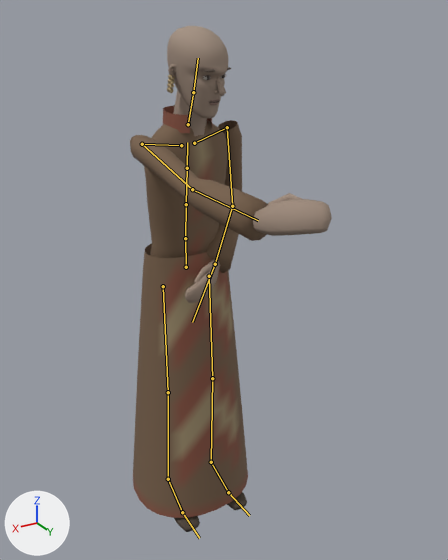
The glTF model assets/models/characters/sazed.glb, before and after one commit.
Before and after are seen from a 50 mm camera at (1.05, 2.05, 2.05) aimed at (-0.03, 0.25, 1.15). Arrows for +X, +Y and +Z are at lower left; the lights stay in place. The older version comes first. Both versions are drawn at frame 7 of the action 'pull'; the numbers are the values there. The bones that change, and the others that lie on the model, are drawn over the model as lines.

The first picture shows 'Sazed'.
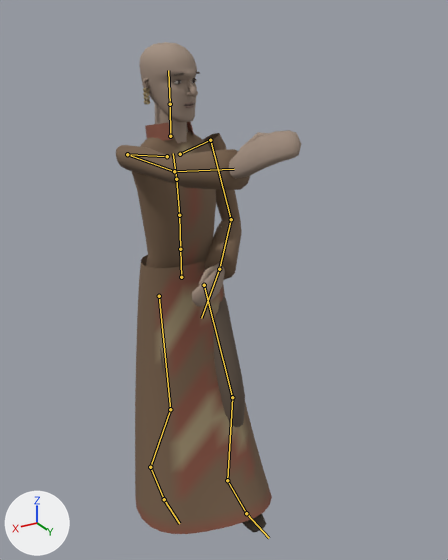
Where the change shows, as pixel boxes [x1, y1, x2, y2] in the pictures (448 x 560 px):
'Sazed', posed (8% narrower)
    before: [130, 26, 332, 532]
    after: [116, 42, 301, 534]
bone 'Hips', root to tip
    before: (186, 267) to (185, 238)
    after: (181, 277) to (180, 249)
bone 'Spine', root to tip
    before: (185, 238) to (186, 204)
    after: (180, 249) to (179, 215)
bone 'Chest', root to tip
    before: (186, 204) to (187, 168)
    after: (179, 215) to (176, 179)
bone 'UpperChest', root to tip
    before: (187, 168) to (187, 142)
    after: (176, 179) to (173, 153)
bone 'RightUpperLeg', root to tip
    before: (163, 286) to (168, 392)
    after: (159, 296) to (170, 409)
bone 'RightLowerLeg', root to tip
    before: (168, 392) to (168, 479)
    after: (170, 409) to (150, 467)
bone 'RightFoot', root to tip
    before: (168, 479) to (182, 512)
    after: (150, 467) to (164, 499)
bone 'LeftUpperLeg', root to tip
    before: (209, 276) to (212, 378)
    after: (204, 285) to (232, 397)
bone 'LeftLowerLeg', root to tip
    before: (212, 378) to (211, 462)
    after: (232, 397) to (227, 480)
bone 'LeftFoot', root to tip
    before: (211, 462) to (228, 492)
    after: (227, 480) to (246, 513)

The change in detail:
Bone 'Hips' (bone_hips) moves from (0.0, 0.0, 0.0) to (0.0, -0.058, -0.044).
Bone 'Spine' (bone_spine) turns from (3, 4, 0) to (-2, 4, 0) degrees about its own x, y and z.
Bone 'Chest' (bone_chest) turns from (4, 5, 0) to (-2, 5, 0) degrees about its own x, y and z.
Bone 'UpperChest' (bone_upperchest) turns from (4, 5, 0) to (-2, 5, 0) degrees about its own x, y and z.
Bone 'RightUpperLeg' (bone_rightupperleg) turns from (0, 0, 0) to (12, 0, -2) degrees about its own x, y and z.
Bone 'RightLowerLeg' (bone_rightlowerleg) turns from (0, 0, 0) to (-33, 0, 0) degrees about its own x, y and z.
Bone 'RightFoot' (bone_rightfoot) turns from (0, 0, 0) to (21, 2, 2) degrees about its own x, y and z.
Bone 'LeftUpperLeg' (bone_leftupperleg) turns from (0, 0, 0) to (26, 0, 0) degrees about its own x, y and z.
Bone 'LeftLowerLeg' (bone_leftlowerleg) turns from (0, 0, 0) to (-29, 0, 0) degrees about its own x, y and z.
Bone 'LeftFoot' (bone_leftfoot) turns from (0, 0, 0) to (2, 0, 0) degrees about its own x, y and z.
